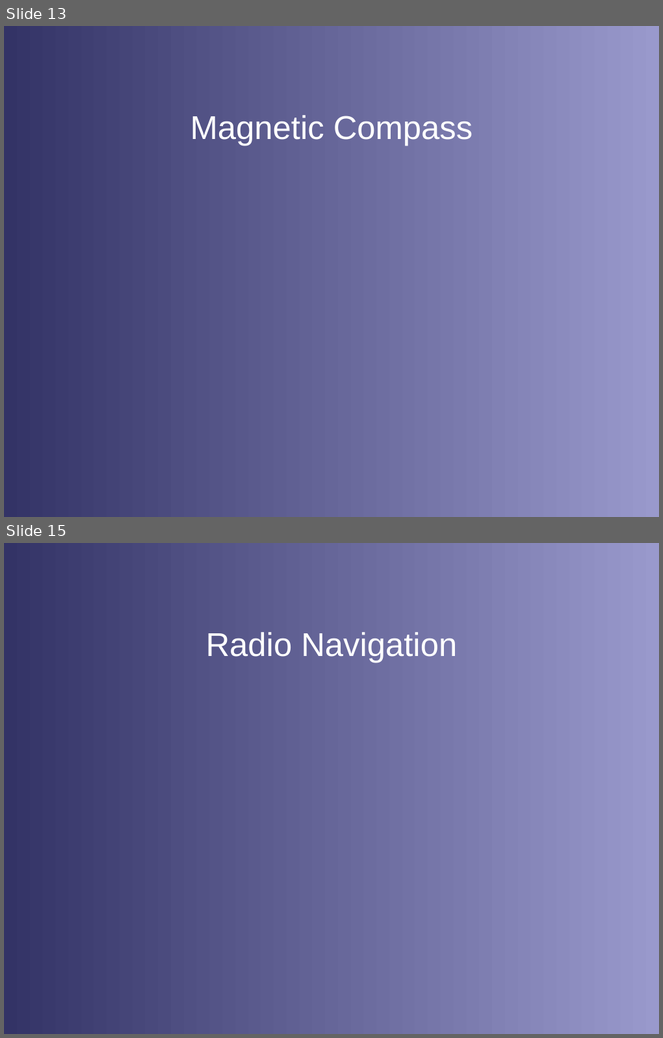
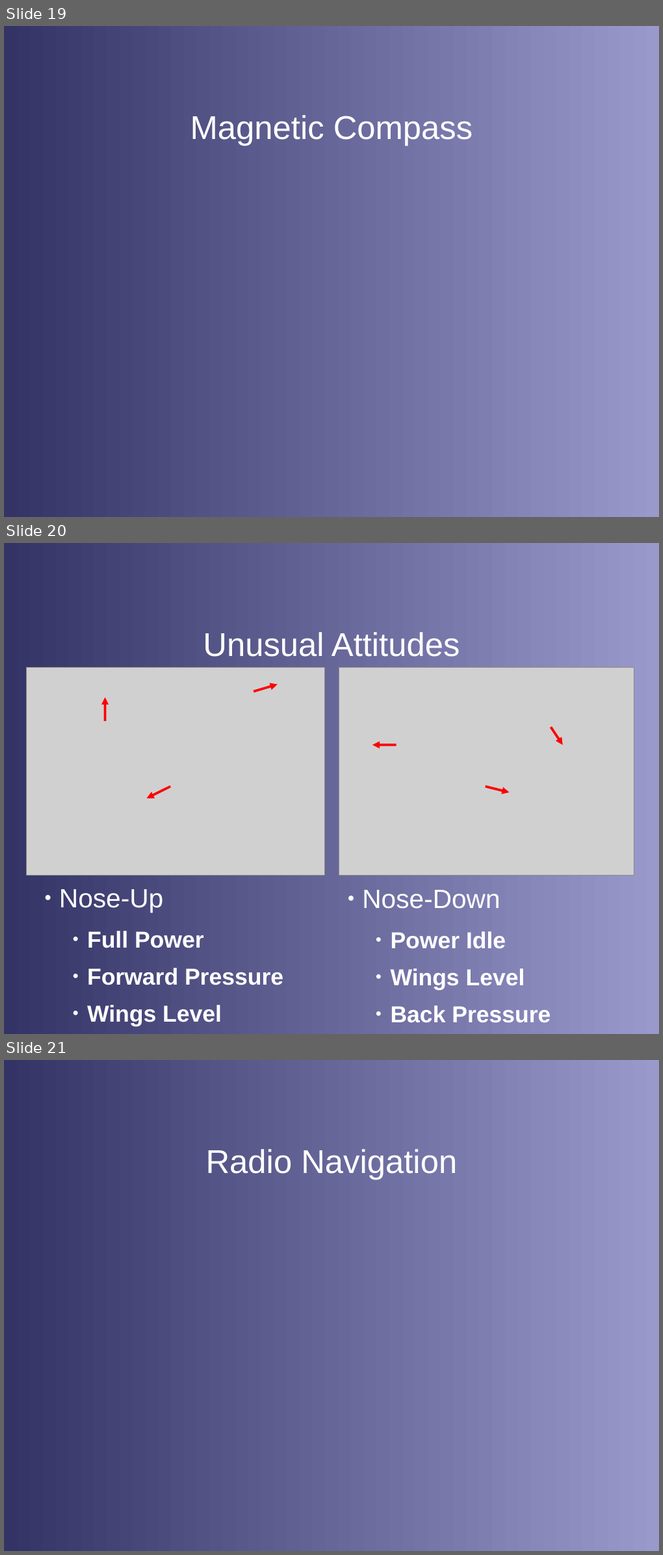
Before and after one commit to stephanheinemann/flight, a slide deck: FI/Instruments/Instruments.odp. Shown one above the other, each under a label of ours: slides 13 and 15 before the commit, slides 19, 20 and 21 after it; the slides between them are not shown. The pictures are 663x1038 and 663x1555 pixels, drawn with LibreOffice and Linux fonts; fonts in the diff are those of the drawing; grey boxes stand for pictures; background and template pictures are left out. Boxes give left, top, right and bottom in pixels: in the first picture for what was removed or moved away, otherwise in the second. Text is boxed around its words. In the diff, an @@ line names an element or a change of style, - is before the commit and + after.

```diff
--- a/FI/Instruments/Instruments.odp
+++ b/FI/Instruments/Instruments.odp
@@ slide 20 added at box(4, 543, 659, 1034), background gradient #333366 to #9999CC @@
@@ title added at box(203, 632, 460, 657), 40 pt, text #FFFFFF @@
+Unusual Attitudes
@@ picture added at box(27, 668, 325, 876) @@
@@ picture added at box(339, 668, 634, 876) @@
@@ arrow added from (105, 721) to (105, 698), #FF0000 2.89 pt @@
@@ arrow added from (254, 692) to (278, 685), #FF0000 2.89 pt @@
@@ arrow added from (551, 728) to (563, 745), #FF0000 2.89 pt @@
@@ arrow added from (397, 745) to (373, 745), #FF0000 2.89 pt @@
@@ arrow added from (170, 787) to (147, 798), #FF0000 2.89 pt @@
@@ arrow added from (486, 787) to (509, 793), #FF0000 2.89 pt @@
@@ text added at box(59, 889, 284, 1027), 28 pt, text #FFFFFF, bold @@
+● Nose-Up
+  ● Full Power
+  ● Forward Pressure
+  ● Wings Level
@@ text added at box(362, 890, 551, 1023), 28 pt, text #FFFFFF, bold @@
+● Nose-Down
+  ● Power Idle
+  ● Wings Level
+  ● Back Pressure
@@ what was slide 13 is now slide 19 @@
@@ what was slide 15 is now slide 21 @@
```
Also in this commit, not shown: 3 slides changed, 9 other slides added, 4 slides removed, 6 other files.
